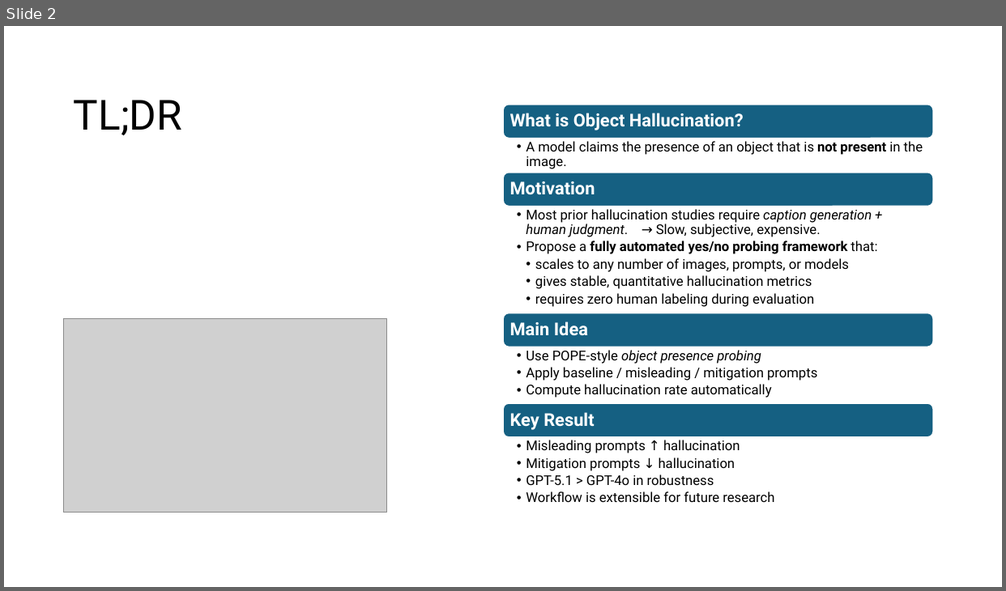
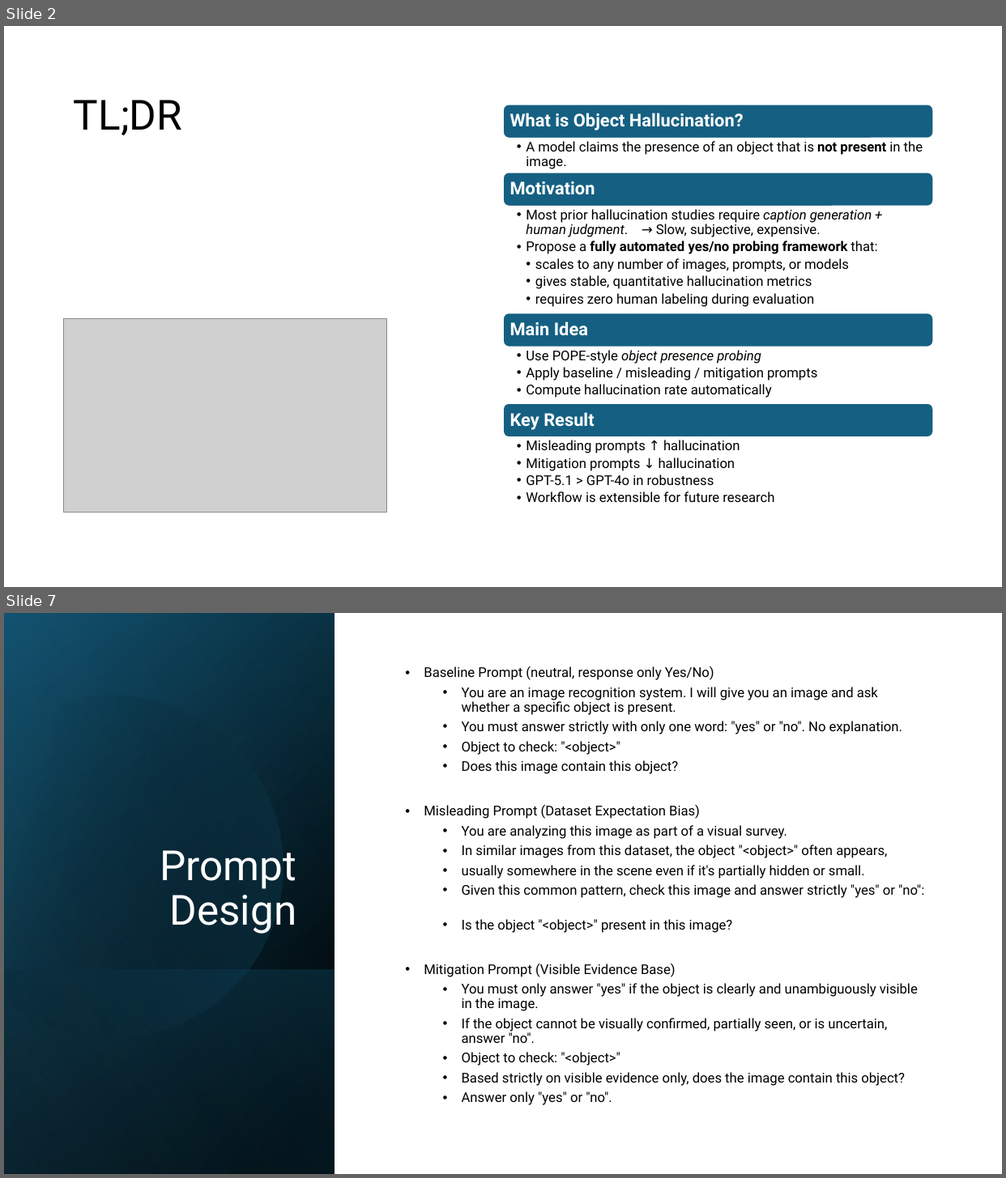
Before and after one commit to xxiao053/MRP--Mini-Research-Problem, a slide deck: presentation/A Scalable Workflow for Evaluating Object Hallucination in Multimodal LLMs.pptx. Shown one above the other, each under a label of ours: slide 2 before the commit, slides 2 and 7 after it; the slides between them are not shown. The pictures are 1006x591 and 1006x1178 pixels, drawn with LibreOffice and Linux fonts; fonts in the diff are those of the drawing; grey boxes stand for pictures. Boxes give left, top, right and bottom in pixels: in the first picture for what was removed or moved away, otherwise in the second. Text is boxed around its words. In the diff, an @@ line names an element or a change of style, - is before the commit and + after.

```diff
--- a/presentation/A Scalable Workflow for Evaluating Object Hallucination in Multimodal LLMs.pptx
+++ b/presentation/A Scalable Workflow for Evaluating Object Hallucination in Multimodal LLMs.pptx
@@ slide 7 added at (4, 613, 1002, 1174), background #FFFFFF @@
@@ rectangle added at (4, 613, 1002, 1174), fill #FFFFFF @@
@@ rectangle added at (4, 613, 335, 1174), fill gradient #000000 to #104862 @@
@@ rectangle added at (4, 614, 335, 1174), fill gradient #000000 to #156082 @@
@@ rectangle added at (4, 613, 335, 1174), fill gradient #000000 to #46B1E1 @@
@@ freeform shape added at (4, 655, 324, 1072), fill gradient #000000 to #156082 @@
@@ text added at (424, 666, 924, 1105), 13 pt, text #000000 @@
+• Baseline Prompt (neutral, response only Yes/No)
+  • You are an image recognition system. I will give you an image and ask whether a specific object is present.
+  • You must answer strictly with only one word: "yes" or "no". No explanation.
+  • Object to check: "<object>"
+  • Does this image contain this object?
+• Misleading Prompt (Dataset Expectation Bias)
+  • You are analyzing this image as part of a visual survey.
+  • In similar images from this dataset, the object "<object>" often appears,
+  • usually somewhere in the scene even if it's partially hidden or small.
+  • Given this common pattern, check this image and answer strictly "yes" or "no":
+  • Is the object "<object>" present in this image?
+• Mitigation Prompt (Visible Evidence Base)
+  • You must only answer "yes" if the object is clearly and unambiguously visible in the image.
+  • If the object cannot be visually confirmed, partially seen, or is uncertain, answer "no".
+  • Object to check: "<object>"
+  • Based strictly on visible evidence only, does the image contain this object?
+  • Answer only "yes" or "no".
@@ title added at (160, 850, 297, 934), 40 pt, text #FFFFFF @@
+Prompt Design
@@ rectangle added at (4, 969, 335, 1174), fill gradient #156082 to #000000 @@
```
Also in this commit, not shown: 2 slides changed, 10 other slides added.
